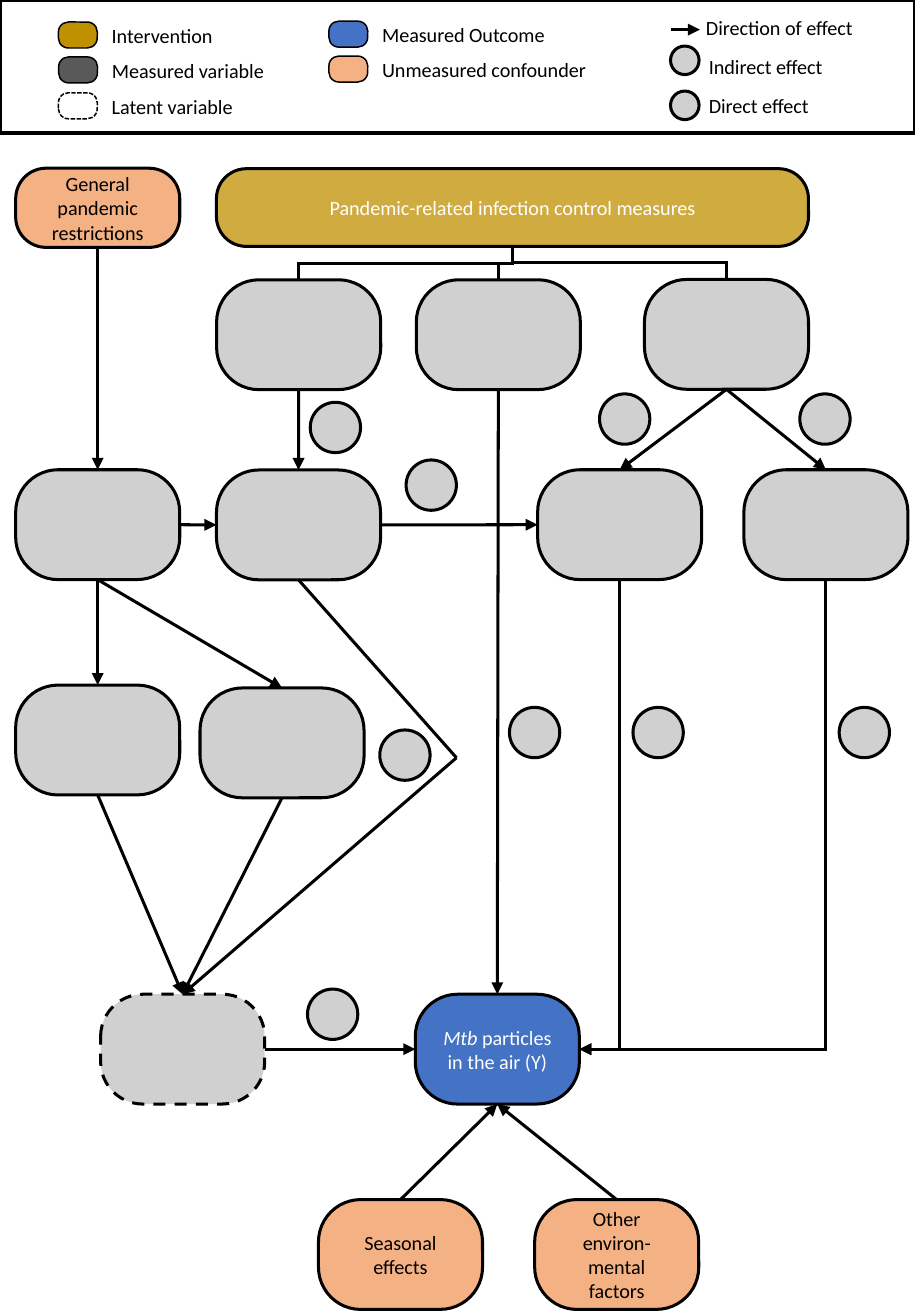
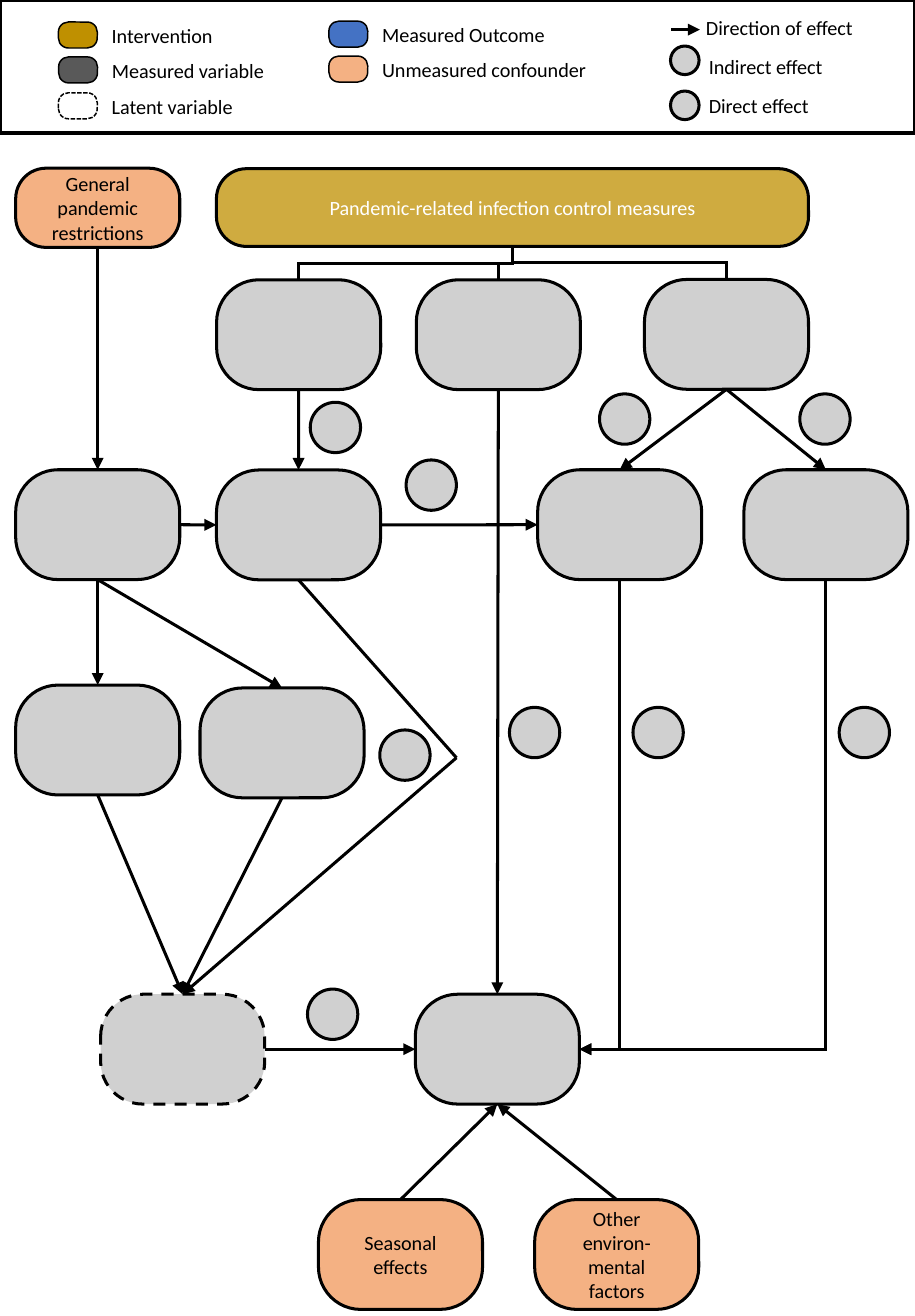
Before and after one commit to nbanho/clinic-transmission-pandemic-comparison, a slide deck: slide 1 of doc/SAP/dag.pptx. Drawn at 915x1316 pixels with LibreOffice and Linux fonts; fonts in the diff are those of the drawing; grey boxes stand for pictures. Boxes give left, top, right and bottom in pixels: in the first picture for what was removed or moved away, otherwise in the second. Text is boxed around its words. In the diff, an @@ line names an element or a change of style, - is before the commit and + after.

```diff
--- a/doc/SAP/dag.pptx
+++ b/doc/SAP/dag.pptx
@@ rounded rectangle removed at <box>415,993,580,1104</box> @@
-Mtb particles in the air (Y)
@@ picture added at <box>415,993,580,1104</box> @@
```
Also in this commit, not shown: 21 other files.
